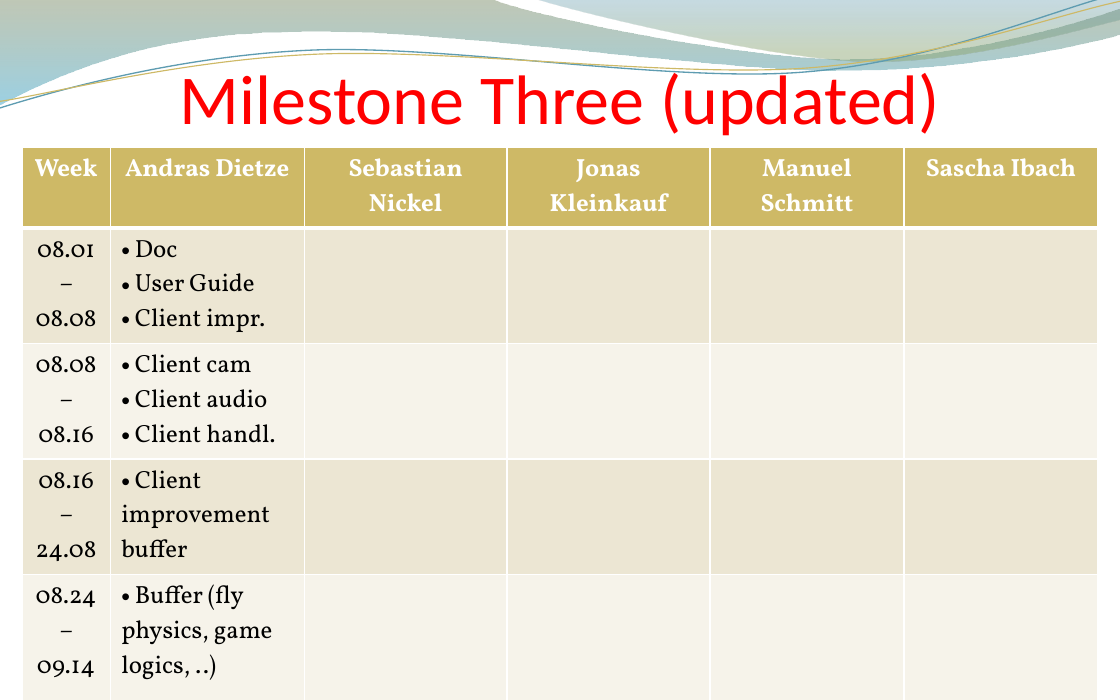
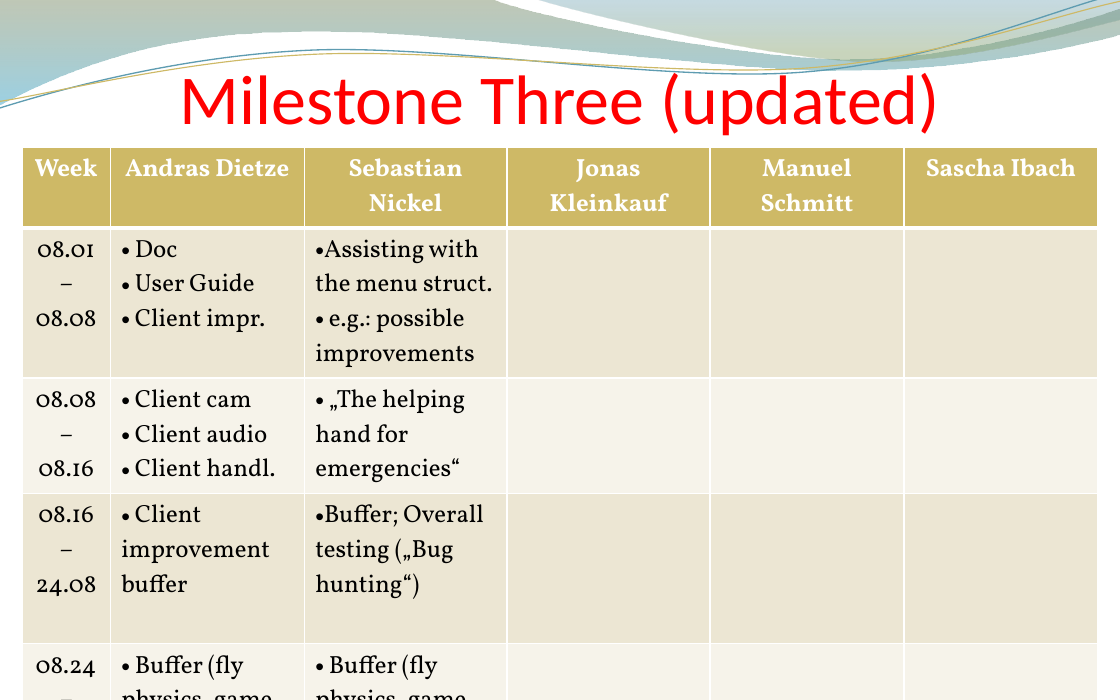
Before and after one commit to andreasdietze/Rift-WingsuitV2, a slide deck: slide 12 of Präsentationen/Zwischenpräsentation 16.06/Project proposal update 06.16 - Rift Wingsuit V2.pptx. Drawn at 1120x700 pixels with LibreOffice and Linux fonts; fonts in the diff are those of the drawing; background and template pictures are left out. Boxes give left, top, right and bottom in pixels: in the first picture for what was removed or moved away, otherwise in the second. Text is boxed around its words. In the diff, an @@ line names an element or a change of style, - is before the commit and + after.

Commit message:
updated time table for sebastian

```diff
--- a/Präsentationen/Zwischenpräsentation 16.06/Project proposal update 06.16 - Rift Wingsuit V2.pptx
+++ b/Präsentationen/Zwischenpräsentation 16.06/Project proposal update 06.16 - Rift Wingsuit V2.pptx
@@ table at bbox=[22, 147, 1098, 700] @@
-row 2, column 3: 
+row 2, column 3: Assisting with the menu struct. / e.g.: possible improvements
-row 3, column 3: 
+row 3, column 3: „The helping hand for emergencies“
-row 4, column 3: 
+row 4, column 3: Buffer; Overall testing („Bug hunting“)
-row 5, column 3: 
+row 5, column 3: Buffer (fly physics, game logics, assistant)
```
Also in this commit, not shown: 5 other slides changed.
